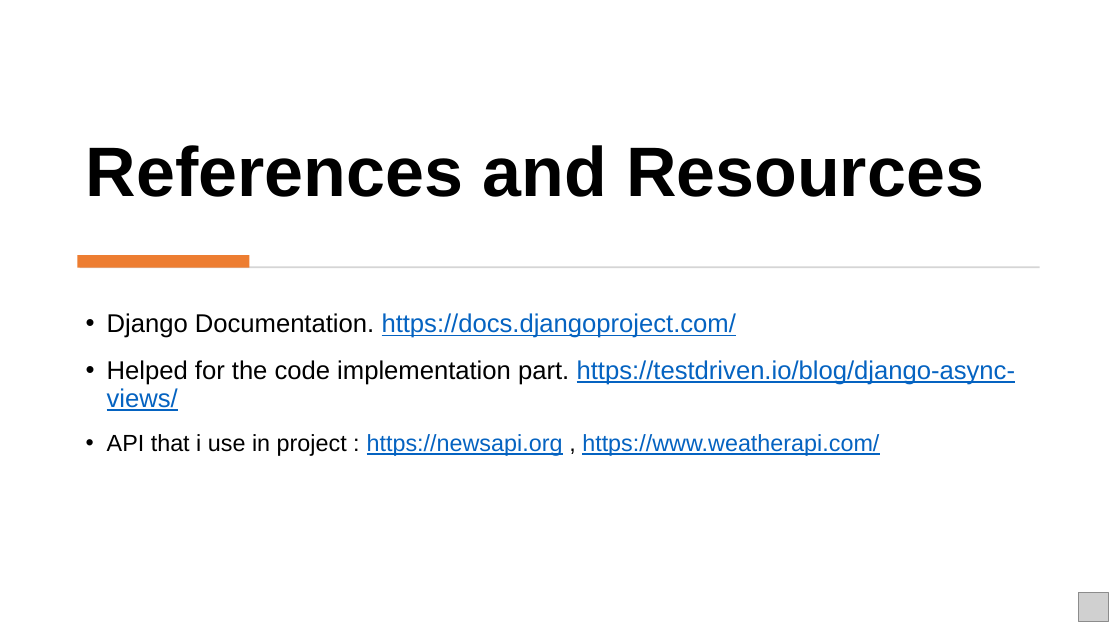
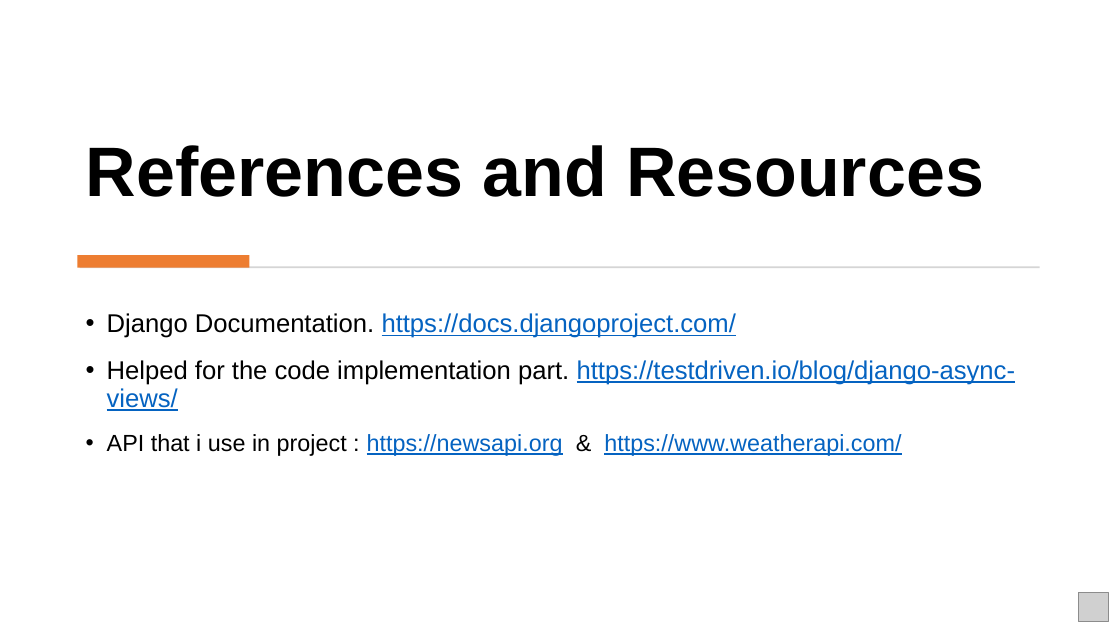
Before and after one commit to atakandgn/Django-Async-View, a slide deck: slide 12 of django_async_veiw_presentation.pptx. Drawn at 1120x630 pixels with LibreOffice and Linux fonts; fonts in the diff are those of the drawing; grey boxes stand for pictures. Boxes give left, top, right and bottom in pixels: in the first picture for what was removed or moved away, otherwise in the second. Text is boxed around its words. In the diff, an @@ line names an element or a change of style, - is before the commit and + after.

```diff
--- a/django_async_veiw_presentation.pptx
+++ b/django_async_veiw_presentation.pptx
@@ text at <box>107,434,901,456</box>: text changed @@
-• API that i use in project : https://newsapi.org , https://www.weatherapi.com/
+• API that i use in project : https://newsapi.org & https://www.weatherapi.com/
```
Also in this commit, not shown: 1 other slide changed.
